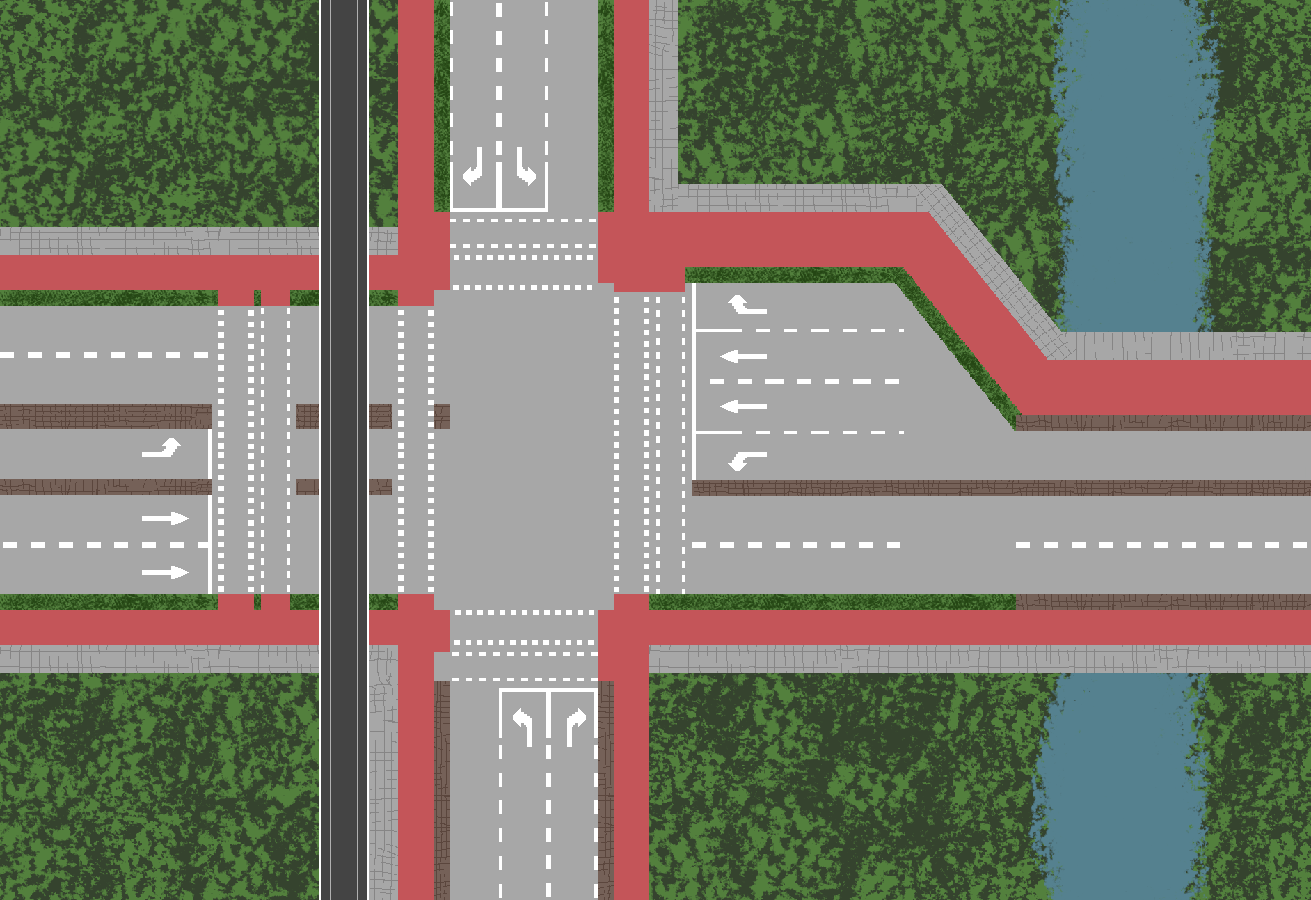
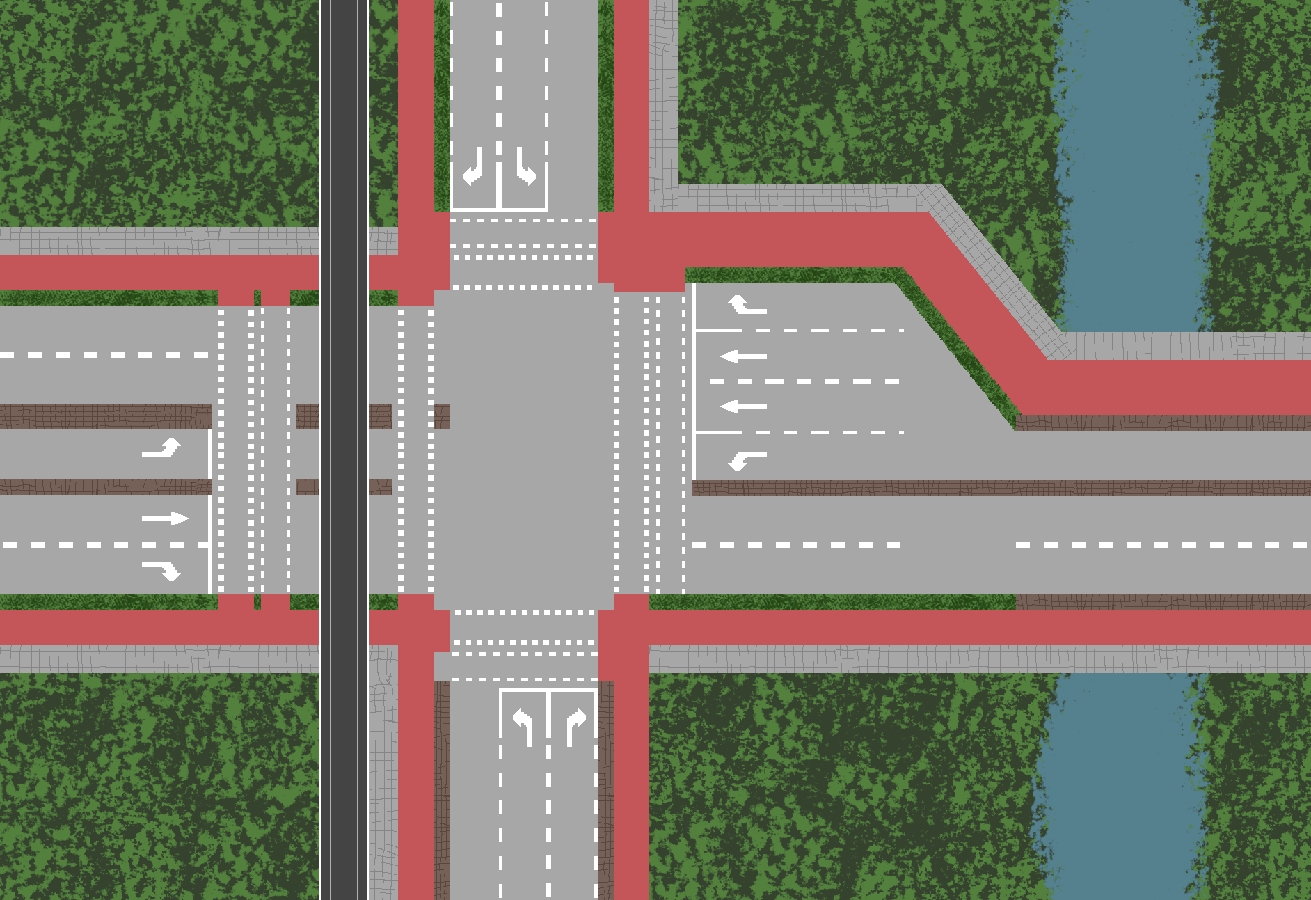
Layered file, before and after one edit (1311x900). Changes by layer:
renamed "foot" to "Geplakte laag kopiëren #7", moved it above "Geplakte laag kopiëren #3", painted on it over [142, 562, 189, 581]
